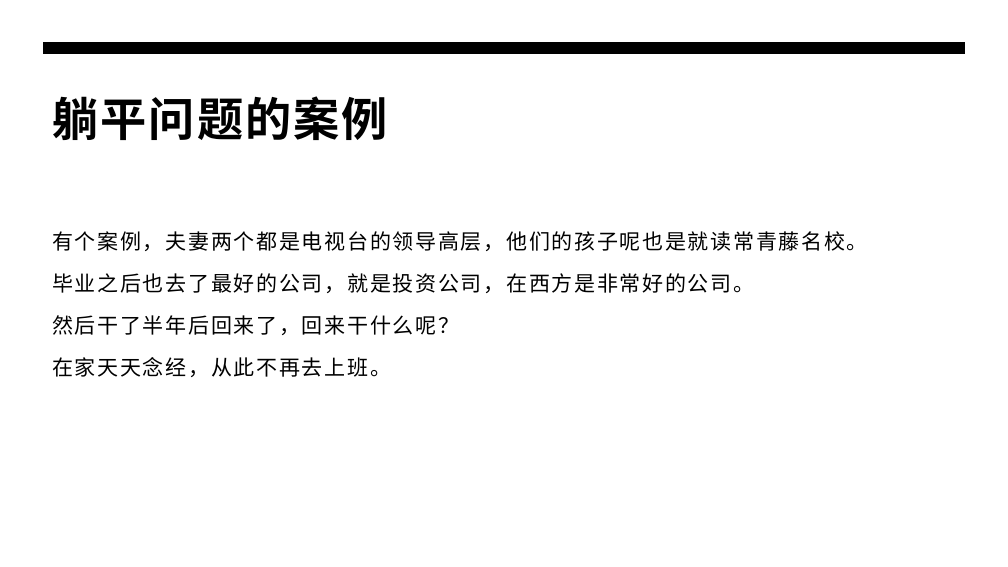
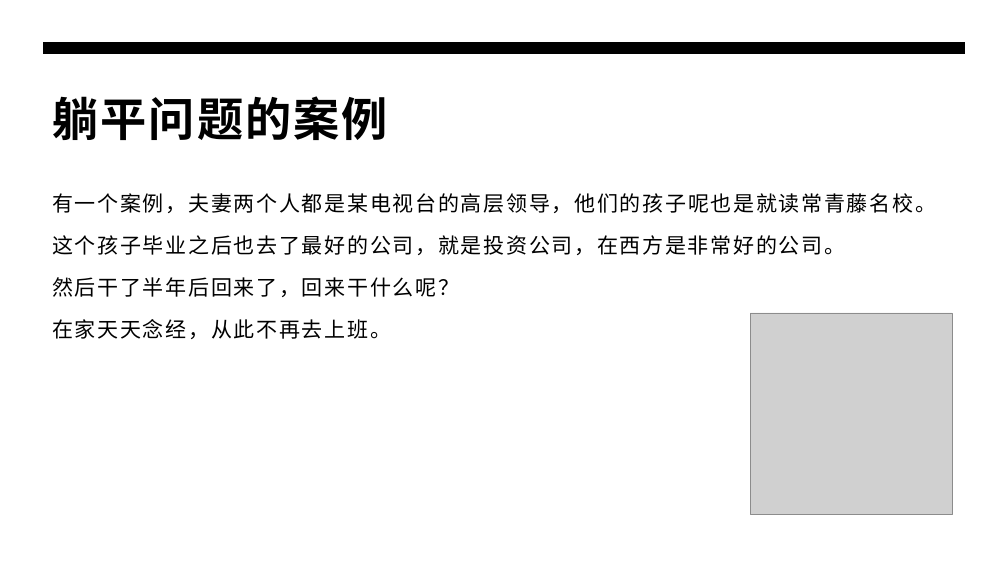
Before and after one commit to panxibei/writing, a slide deck: slide 17 of 44_心理学/24_浥尘伙伴社团原创：浥尘智慧家长课堂/AI时代高智慧家长私教课（第一季）/AI时代高智慧家长私教课（第一季）.pptx. Drawn at 1008x567 pixels with LibreOffice and Linux fonts; fonts in the diff are those of the drawing; grey boxes stand for pictures. Boxes give left, top, right and bottom in pixels: in the first picture for what was removed or moved away, otherwise in the second. Text is boxed around its words. In the diff, an @@ line names an element or a change of style, - is before the commit and + after.

```diff
--- a/44_心理学/24_浥尘伙伴社团原创：浥尘智慧家长课堂/AI时代高智慧家长私教课（第一季）/AI时代高智慧家长私教课（第一季）.pptx
+++ b/44_心理学/24_浥尘伙伴社团原创：浥尘智慧家长课堂/AI时代高智慧家长私教课（第一季）/AI时代高智慧家长私教课（第一季）.pptx
@@ text "有一个案例，夫妻两个人都是某电视台的高层领导，他们的孩子呢也是就读常青藤名校。": place and size @@
-text "有一个案例，夫妻两个人都是某电视台的高层领导，他们的孩子呢也是就读常青藤名校。" at [52, 231, 868, 377]
+text "有一个案例，夫妻两个人都是某电视台的高层领导，他们的孩子呢也是就读常青藤名校。" at [52, 193, 936, 339]
@@ text at [52, 193, 936, 255]: text changed @@
-有个案例，夫妻两个都是电视台的领导高层，他们的孩子呢也是就读常青藤名校。
-毕业之后也去了最好的公司，就是投资公司，在西方是非常好的公司。
+有一个案例，夫妻两个人都是某电视台的高层领导，他们的孩子呢也是就读常青藤名校。
+这个孩子毕业之后也去了最好的公司，就是投资公司，在西方是非常好的公司。
@@ picture added at [751, 313, 953, 515] @@
```
Also in this commit, not shown: 29 other slides changed.
